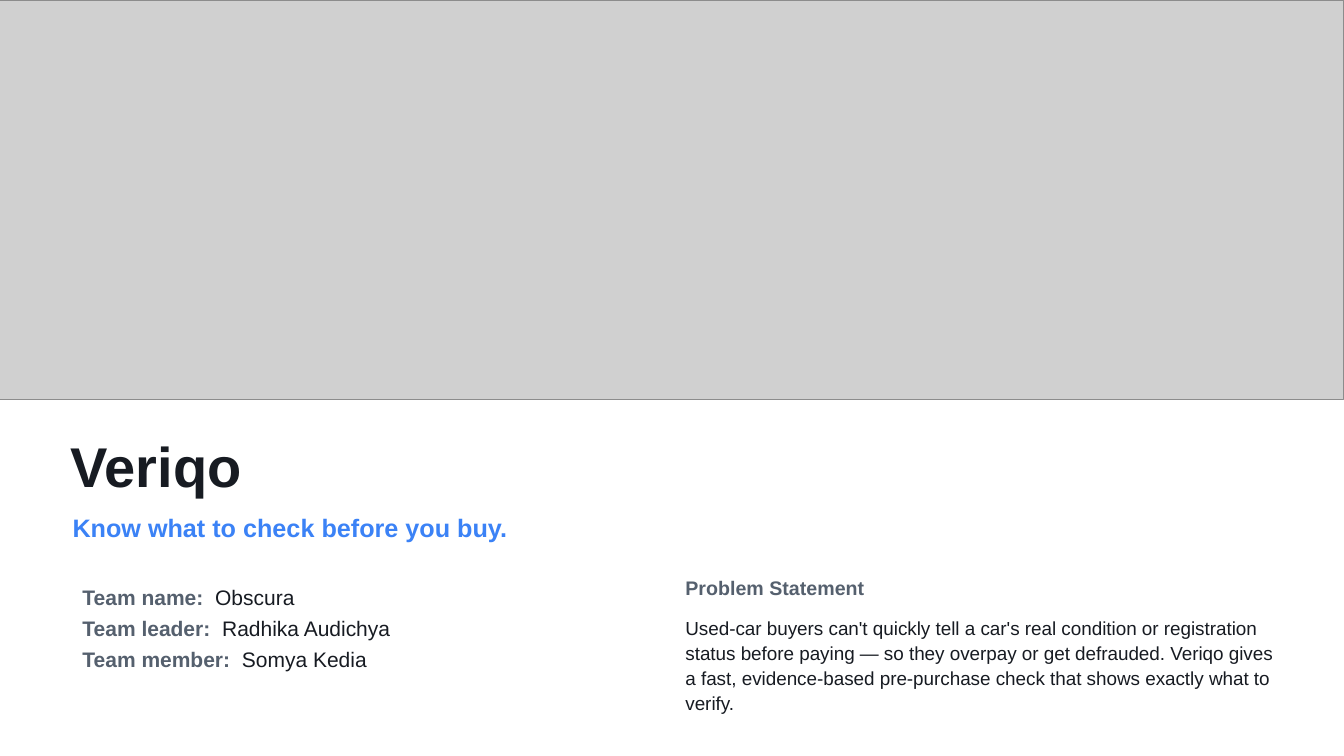
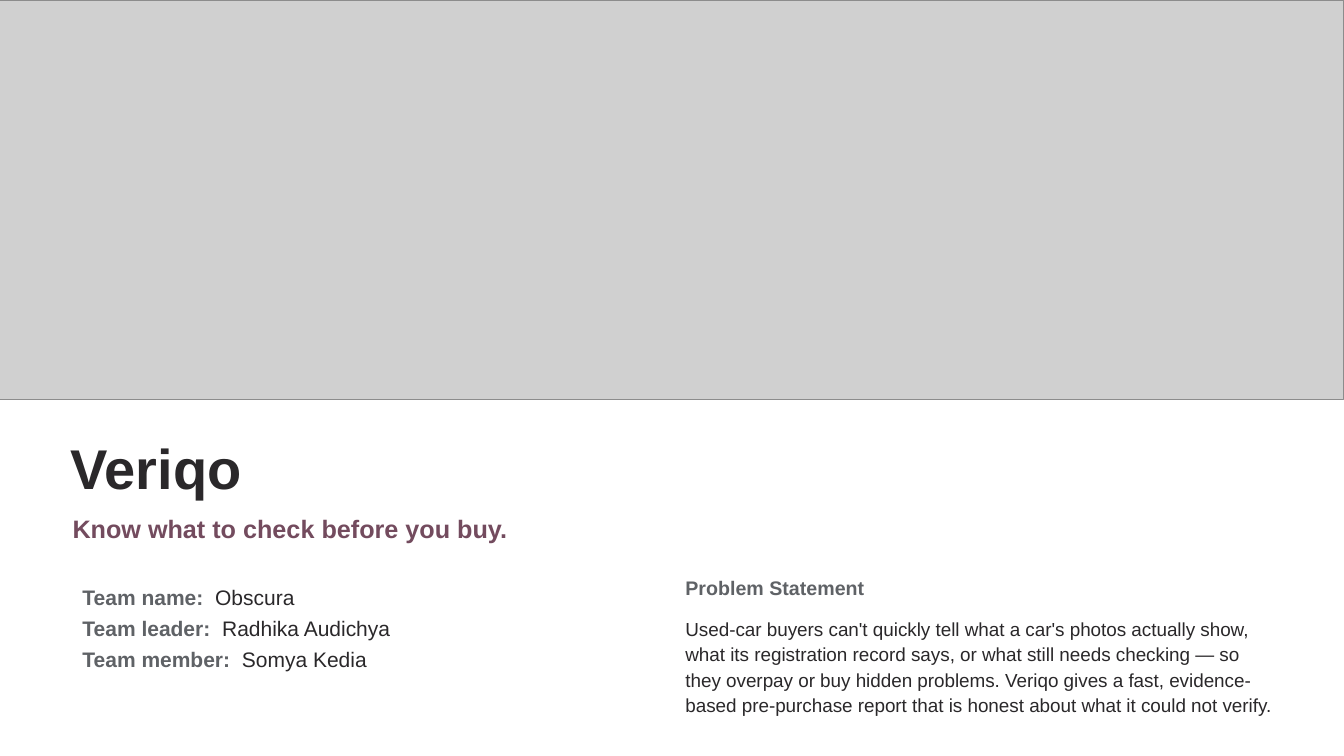
Before and after one commit to radhikaaudi/Veriqo, a slide deck: slide 1 of docs/Veriqo_AI_Builder_Cup_Deck.pptx. Drawn at 1344x756 pixels with LibreOffice and Linux fonts; fonts in the diff are those of the drawing; grey boxes stand for pictures. Boxes give left, top, right and bottom in pixels: in the first picture for what was removed or moved away, otherwise in the second. Text is boxed around its words. In the diff, an @@ line names an element or a change of style, - is before the commit and + after.

```diff
--- a/docs/Veriqo_AI_Builder_Cup_Deck.pptx
+++ b/docs/Veriqo_AI_Builder_Cup_Deck.pptx
@@ text "Veriqo" at (71, 448, 242, 499): text colour #171B22 to #2A282A; line spacing 1.05 to 1.08 @@
@@ text "Know what to check before ..." at (73, 519, 507, 543): text colour #3B82F6 to #734B5E; line spacing 1.05 to 1.08 @@
@@ text "Team name: Obscura" at (82, 589, 390, 671): text colour #55606E to #5F6266 in "Team name:", "Team leader:", "Team member:"; text colour #171B22 to #2A282A in "Obscura", "Radhika Audichya", "Somya Kedia" @@
@@ text at (685, 622, 1272, 716): text changed; text colour #171B22 to #2A282A @@
-Used-car buyers can't quickly tell a car's real condition or registration status before paying — so they overpay or get defrauded. Veriqo gives a fast, evidence-based pre-purchase check that shows exactly what to verify.
+Used-car buyers can't quickly tell what a car's photos actually show, what its registration record says, or what still needs checking — so they overpay or buy hidden problems. Veriqo gives a fast, evidence-based pre-purchase report that is honest about what it could not verify.
```
Also in this commit, not shown: 8 other slides changed, 4 slides added, 4 slides removed, 19 other files.
